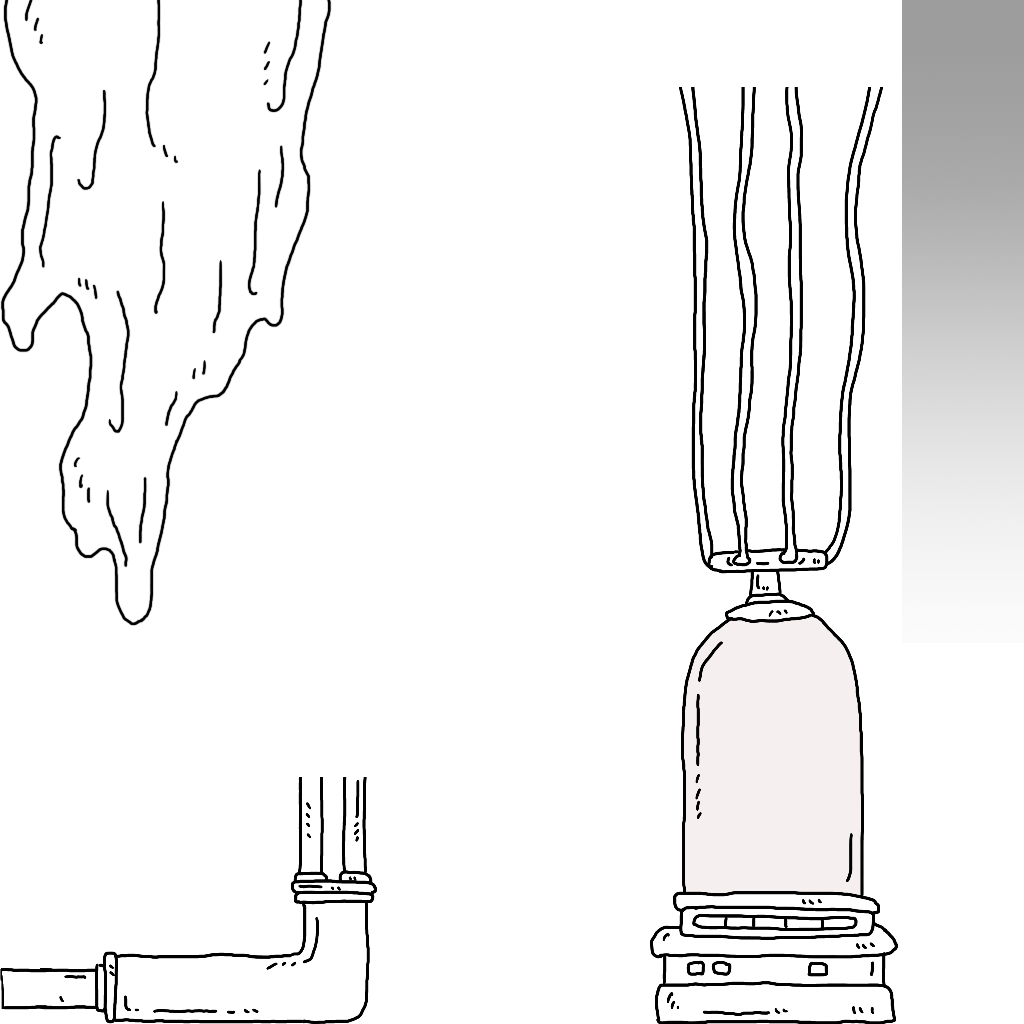
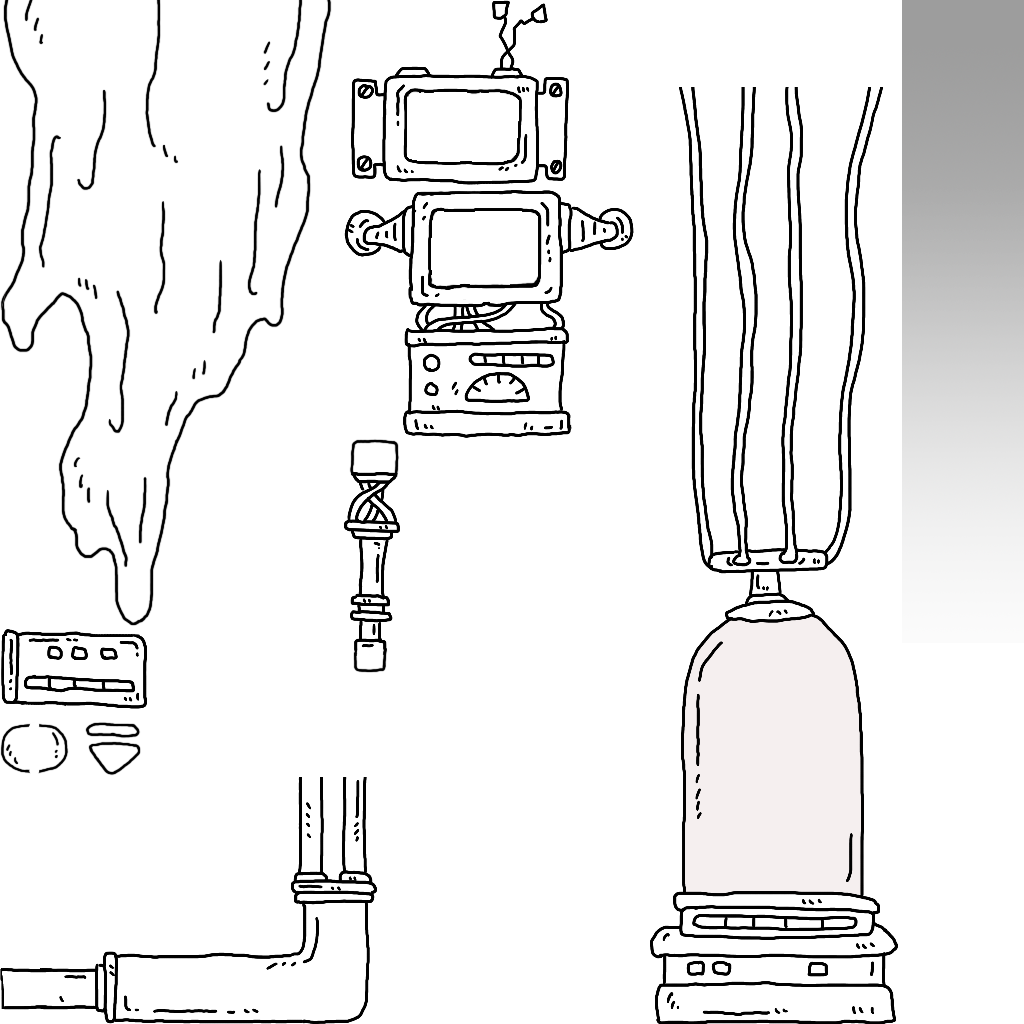
Two versions of the same layered image (1024×1024). Layer-by-layer changes:
added layer "レイヤー 10" in group "ラボ全体" over [344, 439, 400, 673]
added layer "レイヤー 9" in group "ラボ全体" over [344, 190, 634, 438]
added layer "レイヤー 8" in group "ラボ全体" over [1, 629, 147, 709]
added layer "レイヤー 7" in group "ラボ全体" over [1, 0, 569, 310]
added layer "レイヤー 6" in group "ラボ全体" over [85, 722, 141, 776]
added layer "レイヤー 5" in group "ラボ全体" over [0, 723, 69, 774]
